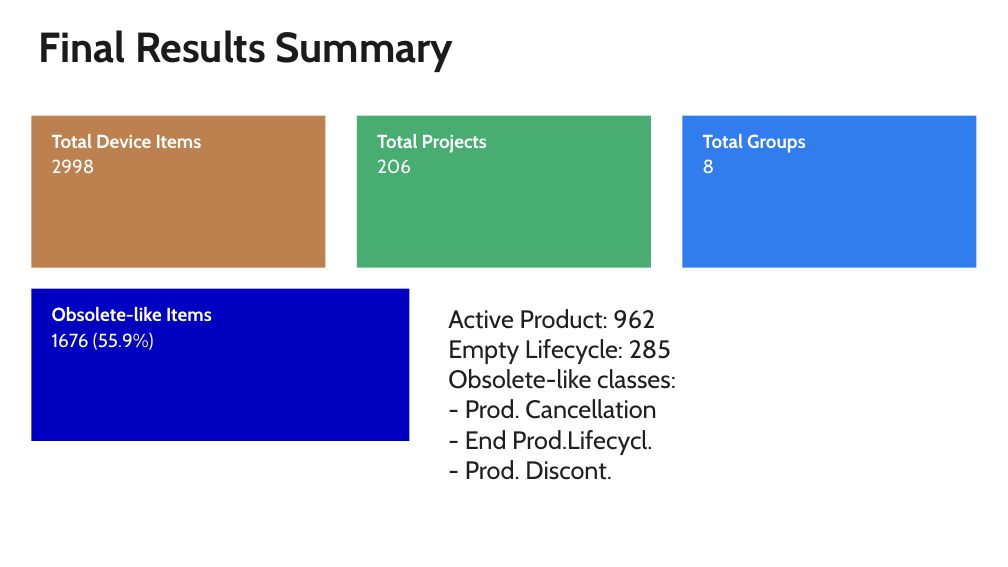
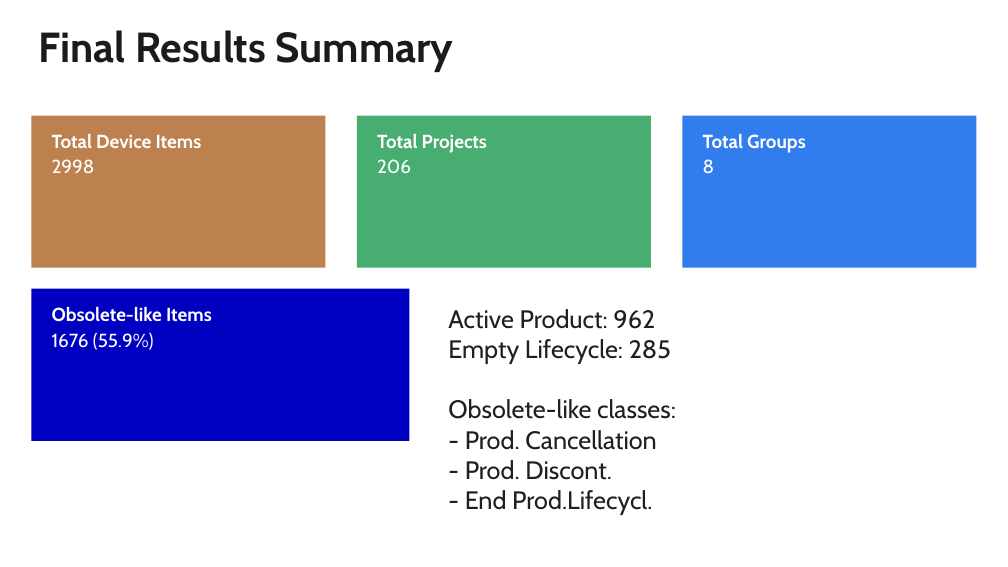
Before and after one commit to marekm256/Auto_PLCs_Devices_Collector, a slide deck: slide 6 of Data_Pipeline_Simple_Overview.pptx. Drawn at 1008x567 pixels with LibreOffice and Linux fonts; fonts in the diff are those of the drawing; background and template pictures are left out. Boxes give left, top, right and bottom in pixels: in the first picture for what was removed or moved away, otherwise in the second. Text is boxed around its words. In the diff, an @@ line names an element or a change of style, - is before the commit and + after.

Commit message:
presentation done

```diff
--- a/Data_Pipeline_Simple_Overview.pptx
+++ b/Data_Pipeline_Simple_Overview.pptx
@@ text at box(448, 309, 676, 515): text changed @@
-Active Product: 962
-Empty Lifecycle: 285
-Obsolete-like classes:
-- Prod. Cancellation
-- End Prod.Lifecycl.
-- Prod. Discont.
+Active Product: 962
+Empty Lifecycle: 285
+Obsolete-like classes:
+- Prod. Cancellation
+- Prod. Discont.
+- End Prod.Lifecycl.
```
Also in this commit, not shown: 1 other slide changed, 1 other file.
